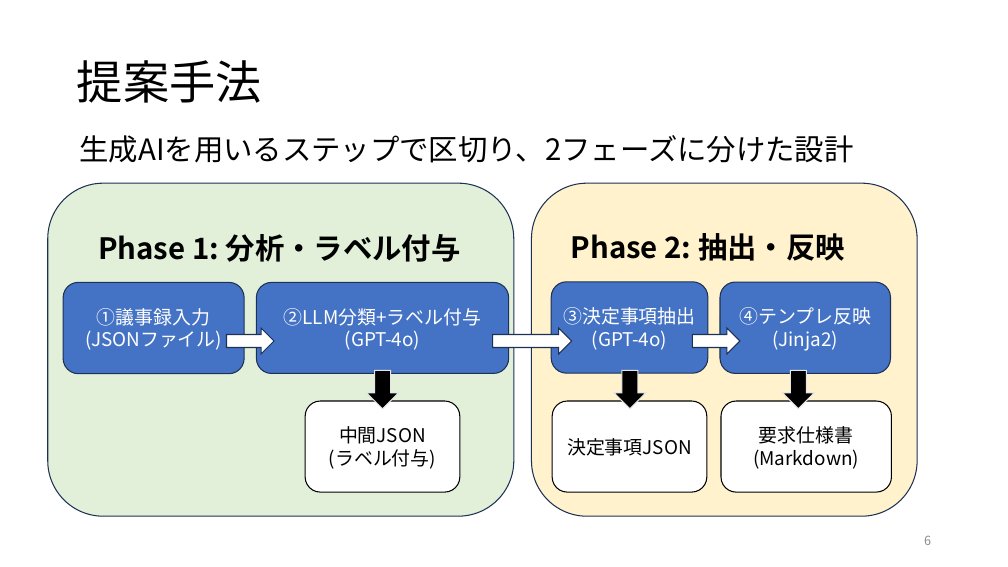
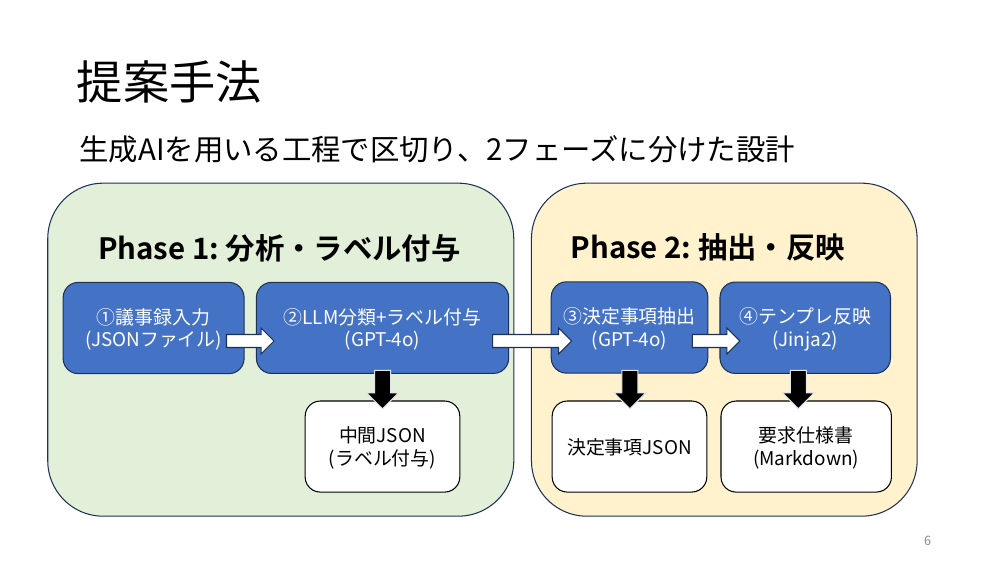
Before and after one commit to RyutoIida/edu, a slide deck: slide 6 of paper/卒論.pptx. Drawn at 1008x567 pixels with LibreOffice and Linux fonts; fonts in the diff are those of the drawing. Boxes give left, top, right and bottom in pixels: in the first picture for what was removed or moved away, otherwise in the second. Text is boxed around its words. In the diff, an @@ line names an element or a change of style, - is before the commit and + after.

```diff
--- a/paper/卒論.pptx
+++ b/paper/卒論.pptx
@@ text at [79, 135, 794, 163]: text changed @@
-生成AIを用いるステップで区切り、2フェーズに分けた設計
+生成AIを用いる工程で区切り、2フェーズに分けた設計
```
Also in this commit, not shown: 5 other slides changed.
